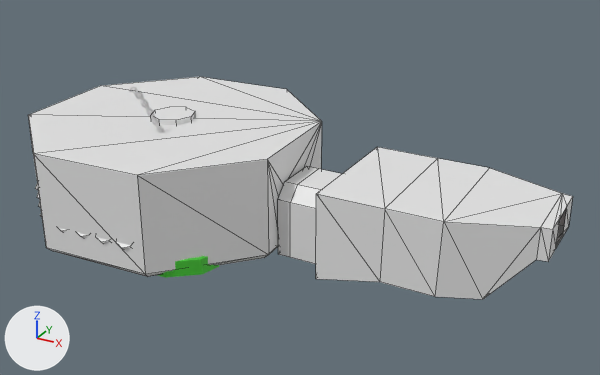
What one commit did to the FBX model Assets/Art/Models/Level 4.fbx.
Before and after are seen from a camera (50 mm lens) standing at (-6.4, -46.5, 13.5) and looking at (-38.7, 12.3, -15.9). Every picture has the same lights, and +X, +Y and +Z are marked at lower left. Mesh edges are drawn as thin lines on the coarser meshes. Where no turn or scale is listed for an object, it has been applied to the vertices. Vertices at the same position are counted once.

The scene before the commit, as lines of its bpy script (objects in view):
```python
me_mesh_003 = bpy.data.meshes.new('Mesh.003')
me_mesh_003.from_pydata(...)  # 34 vertices, 48 faces; spans x -8.9..8.9, y -5.8..5.8, z -3.8..3.8
me_mesh_004 = bpy.data.meshes.new('Mesh.004')
me_mesh_004.from_pydata(...)  # 42 vertices, 34 faces; spans x -4.47..4.47, y -3.2..3.2, z -3.2..3.2
me_mesh_005 = bpy.data.meshes.new('Mesh.005')
me_mesh_005.from_pydata(...)  # 38 vertices, 54 faces; spans x -12.9..12.9, y -12.9..12.9, z -4.7..4.7
me_mesh_009 = bpy.data.meshes.new('Mesh.009')
me_mesh_009.from_pydata(...)  # an 8-sided cylinder along z spanning x -2.05..2.05, y -2.05..2.05, z -2.05..2.05
ob_level_4_cylinder_004 = bpy.data.objects.new('Level 4 Cylinder.004', me_mesh_009)
ob_level_4_cylinder_004.location = (-51.98, 12.09, -13.2)
ob_level_4_lab_blast_door = bpy.data.objects.new('Level 4 lab blast door', me_mesh_004)
ob_level_4_lab_blast_door.location = (-35.1, 12.09, -17.81)
ob_level_4_lab_main = bpy.data.objects.new('Level 4 lab main', me_mesh_005)
ob_level_4_lab_main.location = (-51.98, 12.09, -16.27)
ob_level_4_lan_entrance = bpy.data.objects.new('Level 4 Lan entrance', me_mesh_003)
ob_level_4_lan_entrance.location = (-25.08, 12.13, -16.95)
# also in view: 'Level 4 Deck Controls.001' at (-44.8, 3.0, -20.3)
```
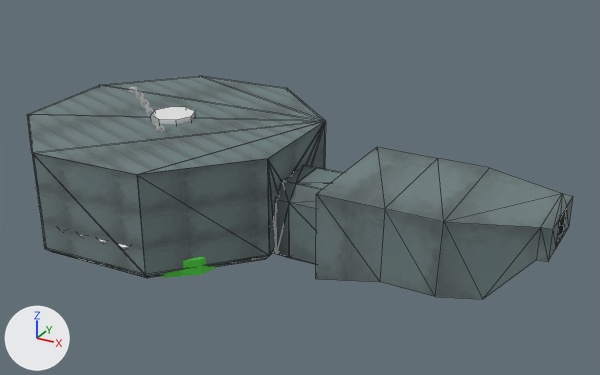
Where the change shows, as pixel boxes [x1, y1, x2, y2] in the pictures (600 x 375 px):
'Level 4 lab main', reshaped
    before: [28, 77, 322, 277]
    after: [27, 76, 325, 278]
'Level 4 lab blast door', reshaped (8% wider)
    before: [278, 167, 341, 264]
    after: [275, 165, 343, 265]
part 1 of me_mesh_003, recoloured (white to grey)
    both: [316, 147, 573, 299]
part 3 of me_mesh_005, built on
    before: [267, 122, 322, 254]
    after: [27, 76, 325, 278]
part 4 of me_mesh_005, recoloured
    before: [28, 77, 322, 277]

The change in detail:
Picture 'Metal Floor 1_Diffuse.png' (img_metal_floor_1_diffuse_png) is new.
Material 'Material #24' (mat_material__24) is new.
Its texture is img_metal_floor_1_diffuse_png.
Its roughness is 0.859.
me_mesh_004 is used by ob_level_4_lab_blast_door; location (-35.1, 12.09, -17.81).
me_mesh_004 had 42 vertices, 34 faces and spanned x -4.47..4.47, y -3.2..3.2, z -3.2..3.2.
me_mesh_004 now has 92 vertices, 172 faces and spans x -4.86..4.47, y -3.33..3.32, z -3.29..3.31.
Part 2, on me_mesh_004:
13 vertices are removed from x -4.47..-2.68, y -3.2..3.2, z -3.2..2.73.
34 faces are deleted.
11 vertices move from x -3.9..-2.68, y -3.2..3.2, z -3.2..3.2 to x -4.25..-2.76, y -3.22..3.2, z -3.2..3.2.
63 vertices are added at x -4.86..4.47, y -3.33..3.32, z -3.29..3.31.
172 new faces join them.
me_mesh_004 now uses material mat_material__24 (picture img_metal_floor_1_diffuse_png).
me_mesh_003 is used by ob_level_4_lan_entrance; location (-25.08, 12.13, -16.95).
me_mesh_003 had 34 vertices, 48 faces and spanned x -8.9..8.9, y -5.8..5.8, z -3.8..3.8.
me_mesh_003 now has 34 vertices, 46 faces and spans x -8.9..8.9, y -5.8..5.8, z -3.8..3.8.
me_mesh_003 part 1: 46 faces spanning x -8.9..8.9, y -5.8..5.8, z -3.8..3.8 switch from no material to mat_material__24 (picture img_metal_floor_1_diffuse_png).
me_mesh_005 is used by ob_level_4_lab_main; location (-51.98, 12.09, -16.27).
me_mesh_005 had 38 vertices, 54 faces and spanned x -12.9..12.9, y -12.9..12.9, z -4.7..4.7.
me_mesh_005 now has 72 vertices, 144 faces and spans x -13.0..13.0, y -13.0..13.0, z -4.8..4.7.
me_mesh_005 part 3: 1 vertex moved from x 12.5, y 5.8, z 4.7 to x 12.7, y 5.8, z 4.7; 7 vertices removed from x -12.8..12.8, y -2.7..5.8, z -4.1..3.1; 45 vertices added at x -13.0..13.0, y -13.0..13.0, z -4.8..4.7.
me_mesh_005 part 4: 35 faces spanning x -12.9..12.9, y -12.9..12.9, z -4.7..4.7 switch from no material to mat_material__24 (picture img_metal_floor_1_diffuse_png).
